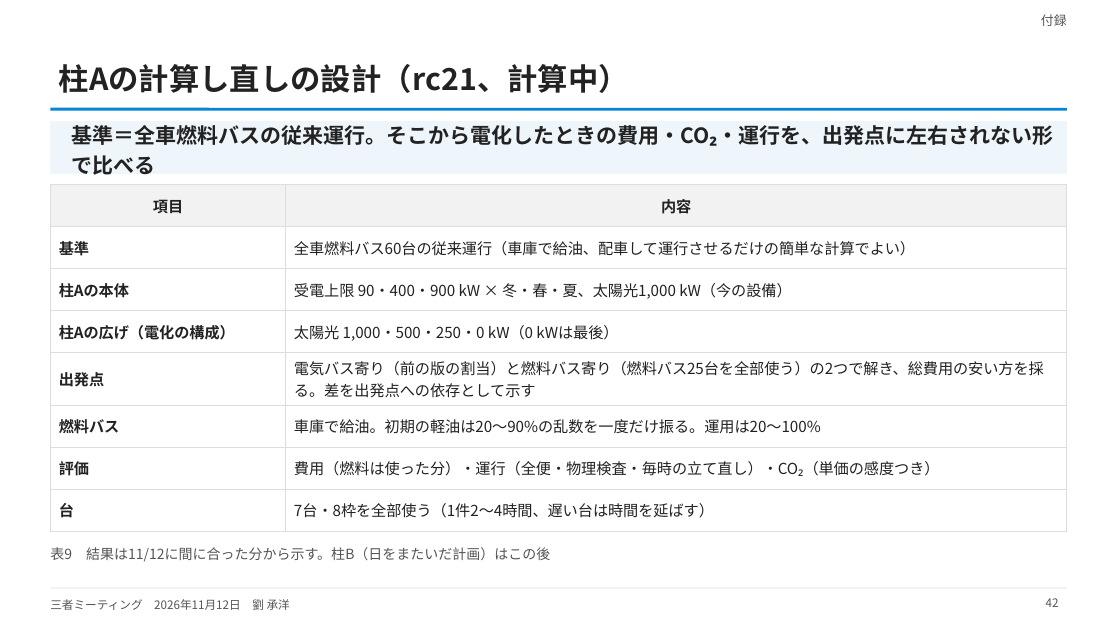
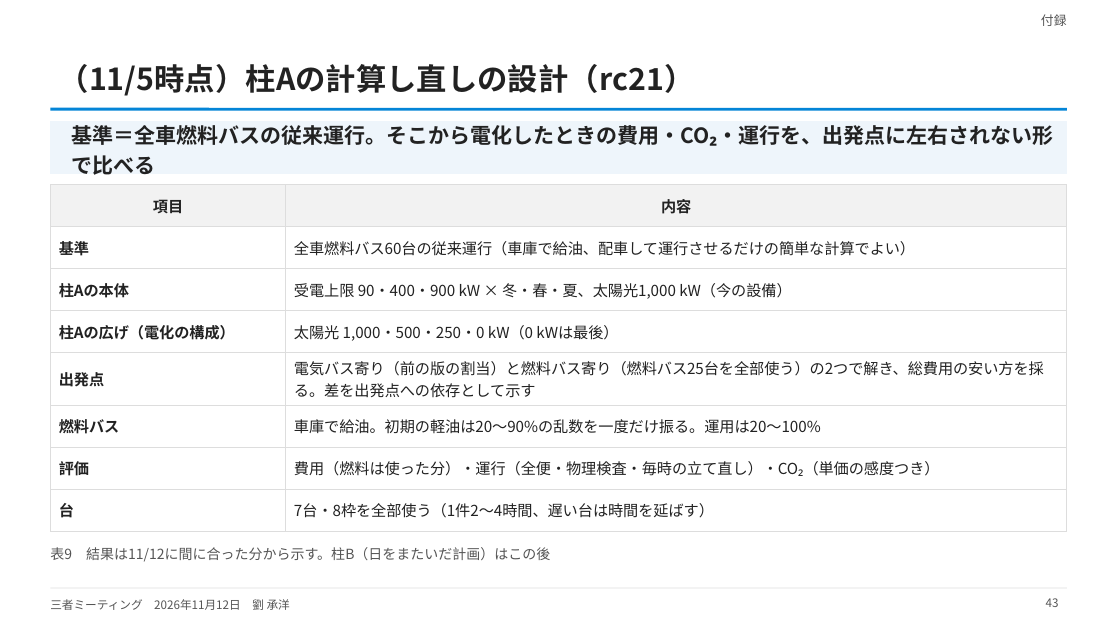
Before and after one commit to CYLIU2003/master-course, a slide deck: slide 43 of outcome/2026-11-12_three_party/three_party_20261112.pptx (slide 42 before the commit). Drawn at 1120x630 pixels with LibreOffice and Linux fonts; fonts in the diff are those of the drawing. Boxes give left, top, right and bottom in pixels: in the first picture for what was removed or moved away, otherwise in the second. Text is boxed around its words. In the diff, an @@ line names an element or a change of style, - is before the commit and + after.

```diff
--- a/outcome/2026-11-12_three_party/three_party_20261112.pptx
+++ b/outcome/2026-11-12_three_party/three_party_20261112.pptx
@@ title at bbox=[59, 64, 695, 96]: text changed @@
-柱Aの計算し直しの設計（rc21、計算中）
+（11/5時点）柱Aの計算し直しの設計（rc21）
@@ page number at bbox=[1046, 598, 1059, 607]: text changed @@
-42
+43
```
Also in this commit, not shown: 20 other slides changed, 1 slide added, 6 other files.
